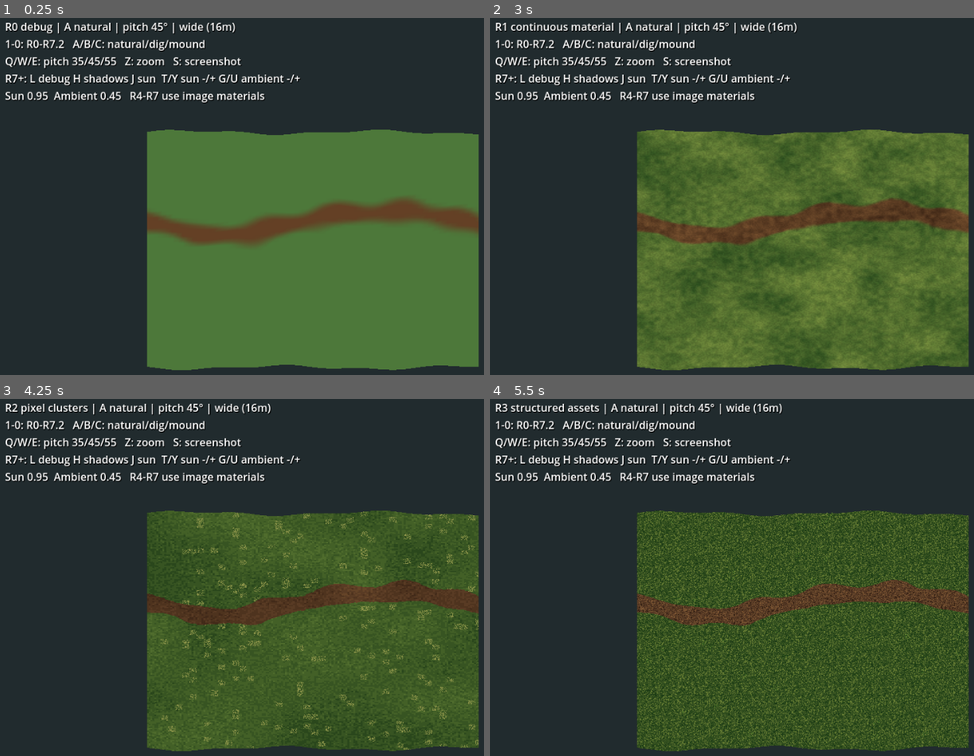
Above: before the commit, frames 1-4 (two rows, left to right).
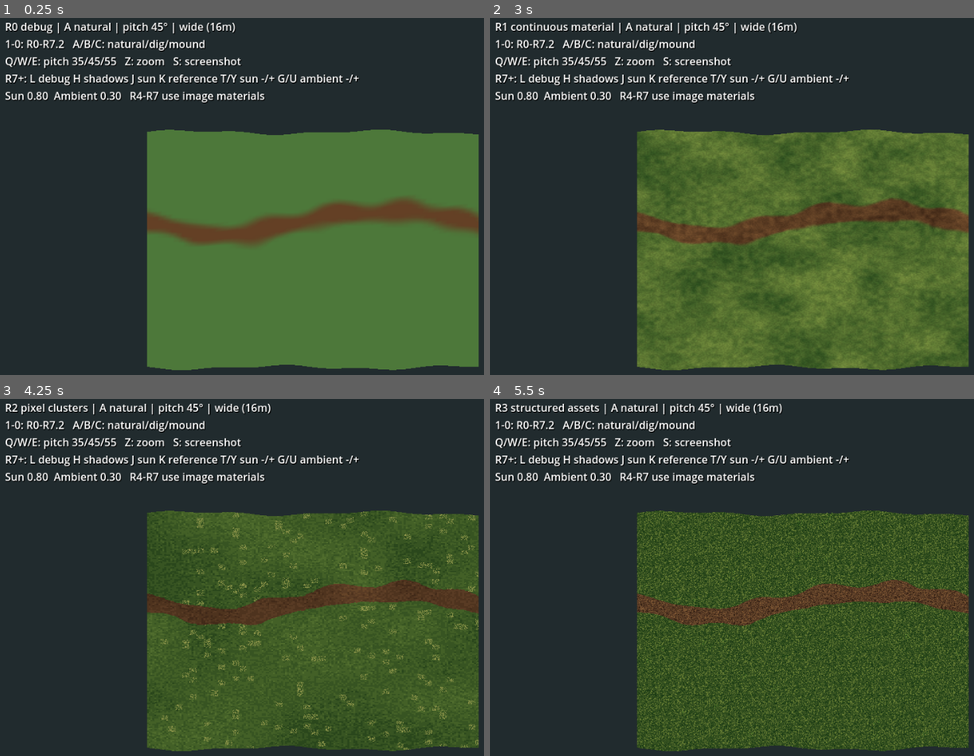
Above: after the commit, the same moments.

Repository: Riddick-ulous/SurvivalGamePixelArt
Game: Godot game, scene res://main.tscn
The game is run twice, just before and just after one commit, with the same random seed, the same clock (stepped at 60 frames per second) and the same inputs.
Inputs:
- Up to frame 1 (0.25 s): no input
- Up to frame 2 (3 s): tap Enter at 0.5, 2 s; hold W 0.53-1.28 s; tap K at 0.6, 1.35, 2.3 s; tap Space at 1.25, 2.75 s; hold S 1.28-2.03 s; hold W from 2.03 s (still down); tap 1 at 2.1 s; tap 2 at 2.85 s
- Up to frame 3 (4.25 s): tap K at 3.05, 3.8 s; tap Enter at 3.5 s; release W at 3.53 s; hold A from 3.53 s (still down); tap 3 at 3.6 s
- Up to frame 4 (5.5 s): tap Space at 4.25 s; tap 4 at 4.35 s; tap K at 4.55, 5.3 s; release A at 5.03 s; hold S from 5.03 s (still down); tap 5 at 5.1 s

The runs differ from the first frame. In frame 1, 0.7% of the frame differs, in the area x 7-75%, y 15-24%; in frame 2, 0.7%; in frame 3, 0.7%; in frame 4, 0.7%.

Commit message:
tune: reduce R7 lighting baseline and toggle reference cube

Diff:
--- a/experiments/terrain-rendering-spike/terrain_spike.gd
+++ b/experiments/terrain-rendering-spike/terrain_spike.gd
@@ -23,11 +23,12 @@
 var lighting_debug_mode: int = 0
 var shadow_test: bool = false
 var sun_direction_id: int = 0
-@export_range(0.0, 3.0, 0.05) var sun_energy: float = 0.95
-@export_range(0.0, 2.0, 0.05) var ambient_energy: float = 0.45
+@export_range(0.0, 3.0, 0.05) var sun_energy: float = 0.80
+@export_range(0.0, 2.0, 0.05) var ambient_energy: float = 0.30
 var r71_environment: Environment
 var r71_sun: DirectionalLight3D
 var reference_mesh: MeshInstance3D
+var show_light_reference: bool = false
 
 func _ready() -> void:
     RenderingServer.set_default_clear_color(Color(0.13, 0.17, 0.18))
@@ -216,7 +217,7 @@
     r71_environment.ambient_light_energy = ambient_energy
     r71_sun.shadow_enabled = shadow_test if mode_id >= 8 else true
     r71_sun.rotation_degrees = Vector3(-60.0,-45.0,0.0) if sun_direction_id == 0 else Vector3(-48.0,125.0,0.0)
-    reference_mesh.visible = mode_id >= 8
+    reference_mesh.visible = mode_id >= 8 and show_light_reference
     terrain_material.set_shader_parameter("r71_debug_mode",lighting_debug_mode if mode_id >= 8 else 0)
     terrain_material.set_shader_parameter("world_scale",32.0)
     terrain_material.set_shader_parameter("seed",float(SEED))
@@ -227,7 +228,7 @@
         var z: float = item.get_meta("ground_z")
         item.position.y = _height(x,z)+0.17
     var zoom_label: String = "close (~4m)" if close_camera else "wide (16m)"
-    info.text = "%s | %s | pitch %.0f° | %s\n1-0: R0-R7.2    …(64 unchanged characters)… creenshot\nR7+: L debug H shadows J sun  T/Y sun -/+ G/U ambient -/+\nSun %.2f   …(118 unchanged characters)…
+    info.text = "%s | %s | pitch %.0f° | %s\n1-0: R0-R7.2    …(64 unchanged characters)… creenshot\nR7+: L debug H shadows J sun K reference T/Y sun -/+ G/U ambient -/+\nSun %.2f   …(118 unchanged characters)…
 
 func _unhandled_key_input(event: InputEvent) -> void:
     if not (event is InputEventKey) or not event.pressed or event.echo:
@@ -247,6 +248,7 @@
             lighting_debug_mode = (lighting_debug_mode+1)%4
         KEY_H: shadow_test = not shadow_test
         KEY_J: sun_direction_id = (sun_direction_id+1)%2
+        KEY_K: show_light_reference = not show_light_reference
         KEY_T: sun_energy = maxf(0.0,sun_energy-0.15)
         KEY_Y: sun_energy = minf(3.0,sun_energy+0.15)
         KEY_G: ambient_energy = maxf(0.0,ambient_energy-0.10)
Not shown, added: experiments/terrain-rendering-spike/R7_3_LIGHT_CALIBRATION.md
